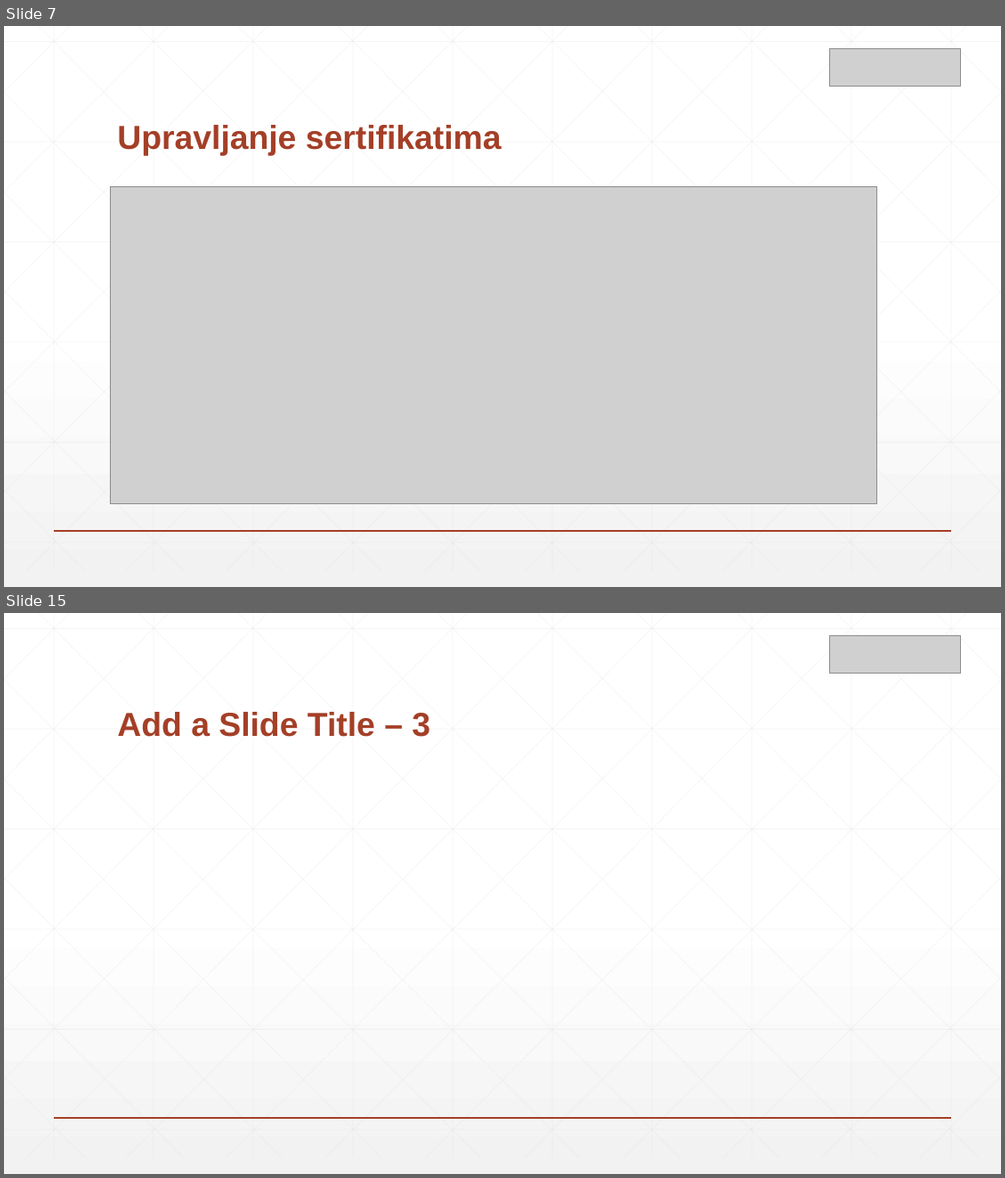
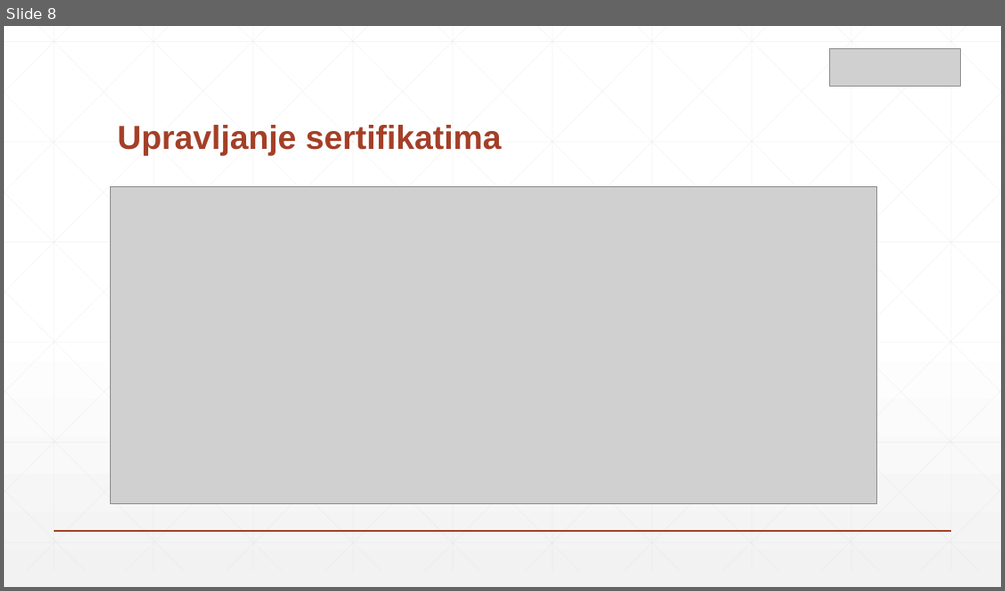
Before and after one commit to zsrdjan/presentations, a slide deck: azure-meetup-key-vault/presentation.pptx. Shown one above the other, each under a label of ours: slides 7 and 15 before the commit, slide 8 after it; the slides between them are not shown. The pictures are 1005x1178 and 1005x591 pixels, drawn with LibreOffice and Linux fonts; fonts in the diff are those of the drawing; grey boxes stand for pictures. Boxes give left, top, right and bottom in pixels: in the first picture for what was removed or moved away, otherwise in the second. Text is boxed around its words. In the diff, an @@ line names an element or a change of style, - is before the commit and + after.

```diff
--- a/azure-meetup-key-vault/presentation.pptx
+++ b/azure-meetup-key-vault/presentation.pptx
@@ slide 15 removed at (x1=4, y1=613, x2=1001, y2=1174), background gradient #FFFFFF to #F2F2F2; not listed: 47 template elements that a slide beside it also shows @@
@@ picture removed at (x1=830, y1=635, x2=961, y2=673) @@
@@ title removed at (x1=117, y1=712, x2=430, y2=737) @@
-Add a Slide Title – 3
@@ what was slide 7 is now slide 8 @@
```
Also in this commit, not shown: 3 slides changed, 8 slides added, 8 other slides removed.
